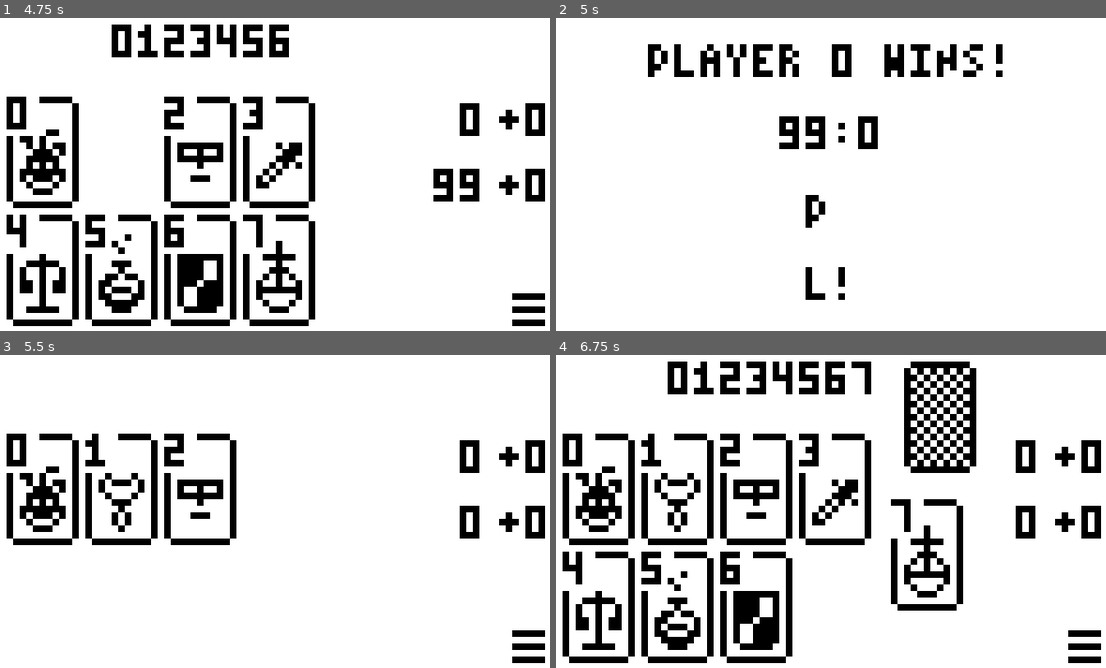
Above: before the commit, frames 1-4 (two rows, left to right).
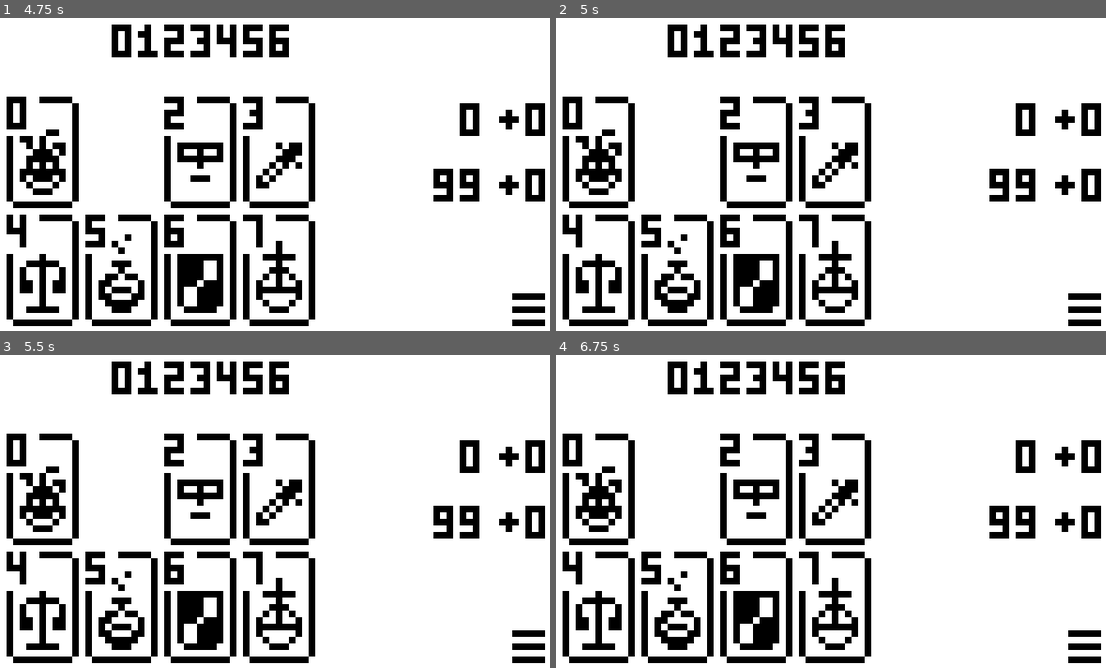
Above: after the commit, the same moments.

Repository: wil-low/braverats
Game: Godot game, scene res://application/application.tscn
The game is run twice, just before and just after one commit, with the same random seed, the same clock (stepped at 60 frames per second) and the same inputs.
Inputs (mouse positions are in pixels of both pictures, inside the frame that each line leads up to):
- Up to frame 1 (4.75 s): click (280, 143) at 0.5 s; click "0" at 1.25 s; click "1" at 2 s; click "2" at 2.75 s; click "3" at 3.5 s; click "4" at 4.25 s
- Up to frame 2 (5 s): no input
- Up to frame 3 (5.5 s): click (121, 608) at 5 s, where only the run after the commit has a clickable "5"
- Up to frame 4 (6.75 s): click (754, 608) at 5.75 s, where only the run after the commit has a clickable "6"; click "7" at 6.5 s

Frame 1 is identical in both runs. In frame 2, 21% of the frame differs, in the area x 1-100%, y 2-99%; in frame 3, 14%; in frame 4, 8.9%.
Error before the commit: Invalid access of index '0' on a base object of type: 'Array'. (res://application/application.gd:153)
Error after the commit: Cannot call method 'play' on a null value. (res://main/main.gd:282)

Commit message:
Sound effects added

Diff:
--- a/godot/main/main.gd
+++ b/godot/main/main.gd
@@ -29,7 +29,8 @@
 
 @onready var _deal_audio: AudioStreamPlayer = $DealAudioPlayer
 @onready var _round_over_audio: AudioStreamPlayer = $RoundOverAudioPlayer
-@onready var _game_over_audio: AudioStreamPlayer = $GameOverAudioPlayer
+@onready var _round_won_audio: AudioStreamPlayer = $RoundWwonAudioPlayer
+@onready var _round_tie_audio: AudioStreamPlayer = $RoundTieAudioPlayer
 
 var _game_state: GameState = GameState.new()
 var _round_active: bool = false
@@ -80,6 +81,8 @@
 		# Deal to Player 0 (bottom)
 		var c := _deck.pop()
 		if c:
+			if not _is_speedrun():
+				_deal_audio.play()
 			var pos := _player_hand0.get_append_position()
 			c.face_up = true
 			c.global_position = _deck.global_position
@@ -142,6 +145,8 @@
 	if _game_state.ai_levels[0] != GameState.AI_Level.Human:
 		return
 
+	if not _is_speedrun():
+		_deal_audio.play()
 	card.pressed.disconnect(_on_card_hand_clicked)
 	card.reparent(_played_0)
 	card.z_index = RenderingServer.CANVAS_ITEM_Z_MAX
@@ -186,6 +191,8 @@
 
 	selected.reparent(tgt)
 	selected.z_index = RenderingServer.CANVAS_ITEM_Z_MAX
+	if not _is_speedrun():
+		_deal_audio.play()
 	await Animator.move_card(selected, tgt.global_position, 0.5)
 
 	# If this player is being spied on, flip card face-up with animation
@@ -247,10 +254,6 @@
 
 	# Update scores and display
 	_update_display()
-
-	# Play round sound
-	if not _is_speedrun():
-		_round_over_audio.play()
 
 	# Move cards to discard pile
 	var marker_pos: Vector2 = $DiscardMarker.global_position
@@ -268,11 +271,17 @@
 
 ## Handle game over transition.
 func _handle_game_over(winner: GameState.RoundResult) -> void:
+	await Animator.delay(1.5)
+
 	# Play game over sound
 	if not _is_speedrun():
-		_game_over_audio.play()
-
-	await Animator.delay(1.5)
+		match winner:
+			GameState.RoundResult.HOLD:
+				_round_tie_audio.play()
+			GameState.RoundResult.PLAYER0_WINS_GAME:
+				_round_won_audio.play()
+			GameState.RoundResult.PLAYER1_WINS_GAME:
+				_round_over_audio.play()
 
 	# Determine if there's a winner (PLAYER0_WINS_GAME=3, PLAYER1_WINS_GAME=4)
 	var winner_idx: int = -1
--- a/godot/main/main.tscn
+++ b/godot/main/main.tscn
@@ -3,6 +3,10 @@
 [ext_resource type="Script" uid="uid://bxidm2wlh52rf" path="res://main/main.gd" id="1_xwkvk"]
 [ext_resource type="PackedScene" uid="uid://cex2qhx27kx6p" path="res://deck/deck.tscn" id="2_pjrb6"]
 [ext_resource type="Texture2D" uid="uid://cfc3ay2prbl6f" path="res://card/characters.png" id="4_4dugh"]
+[ext_resource type="AudioStream" uid="uid://bxtkduj623yg1" path="res://audio/card-slide-6.ogg" id="5_kfbq2"]
+[ext_resource type="AudioStream" uid="uid://2vcog88ais1h" path="res://audio/jingles-retro_16.ogg" id="6_67ri8"]
+[ext_resource type="AudioStream" uid="uid://b5mguebh2kyfc" path="res://audio/RoundWon.ogg" id="7_grrlh"]
+[ext_resource type="AudioStream" uid="uid://csabdybwq3xhg" path="res://audio/jingles-retro_14.ogg" id="8_grrlh"]
 [ext_resource type="Texture2D" uid="uid://baf5mpfexuvjq" path="res://main/menu.png" id="15_5xyti"]
 [ext_resource type="LabelSettings" uid="uid://bqe2prdrlv84l" path="res://tres/label_settings.tres" id="16_n3o0a"]
 
@@ -160,17 +164,18 @@
 horizontal_alignment = 1
 
 [node name="DealAudioPlayer" type="AudioStreamPlayer" parent="." unique_id=248928592]
+stream = ExtResource("5_kfbq2")
 volume_db = -10.0
 
 [node name="RoundOverAudioPlayer" type="AudioStreamPlayer" parent="." unique_id=1524916702]
+stream = ExtResource("6_67ri8")
 volume_db = -10.0
 
 [node name="RoundWonAudioPlayer" type="AudioStreamPlayer" parent="." unique_id=1523628593]
+stream = ExtResource("7_grrlh")
 
-[node name="GameOverAudioPlayer" type="AudioStreamPlayer" parent="." unique_id=421726183]
-volume_db = -10.0
-
-[node name="GameWonAudioPlayer" type="AudioStreamPlayer" parent="." unique_id=505401809]
+[node name="RoundTieAudioPlayer" type="AudioStreamPlayer" parent="." unique_id=1216416333]
+stream = ExtResource("8_grrlh")
 
 [node name="MenuButton" type="TextureButton" parent="." unique_id=1431577744]
 offset_left = 78.0
Not shown, added: godot/audio/GameWon.ogg.import
Not shown, added: godot/audio/RoundWon.ogg.import
Not shown, added: godot/audio/card-slide-6.ogg.import
Not shown, added: godot/audio/jingles-retro_03.ogg.import
Not shown, added: godot/audio/jingles-retro_14.ogg.import
Not shown, added: godot/audio/jingles-retro_16.ogg.import
Not shown, added: godot/audio/GameWon.ogg
Not shown, added: godot/audio/RoundWon.ogg
Not shown, added: godot/audio/card-slide-6.ogg
Not shown, added: godot/audio/jingles-retro_03.ogg
Not shown, added: godot/audio/jingles-retro_14.ogg
Not shown, added: godot/audio/jingles-retro_16.ogg
